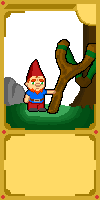
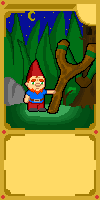
Layers edited between the first and the second (100, 200) image:
added layer "Capa de pintura 3" (21%) above "Capa de pintura 2" over [4, 11, 96, 106]
painted on "Capa de pintura 1" over [4, 11, 96, 106]
